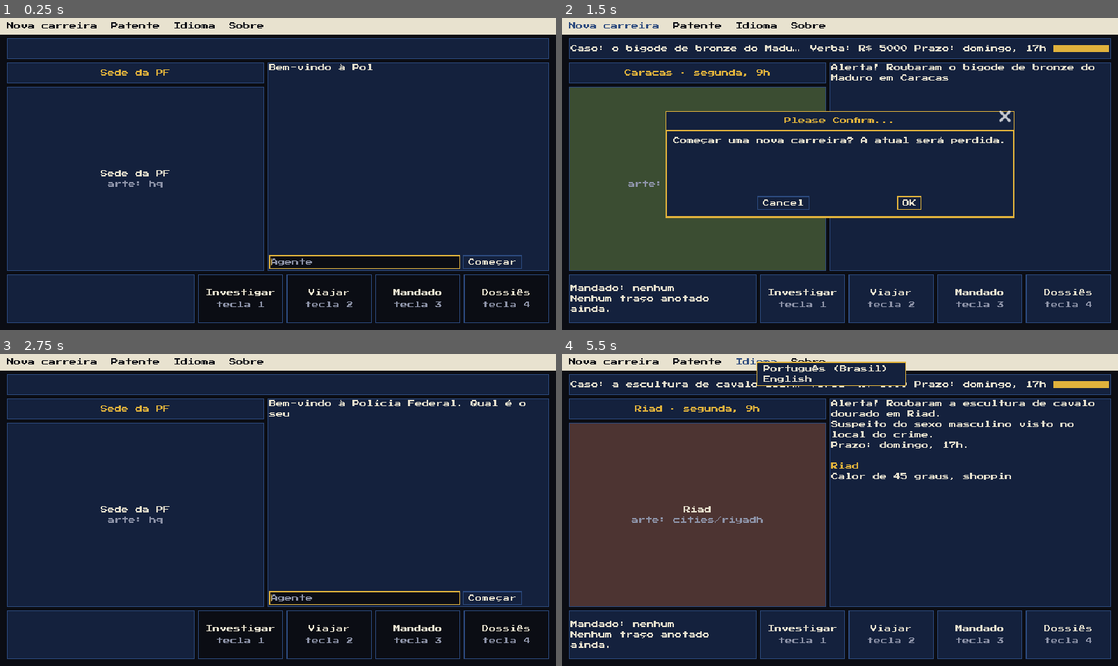
Above: before the commit, frames 1-4 (two rows, left to right).
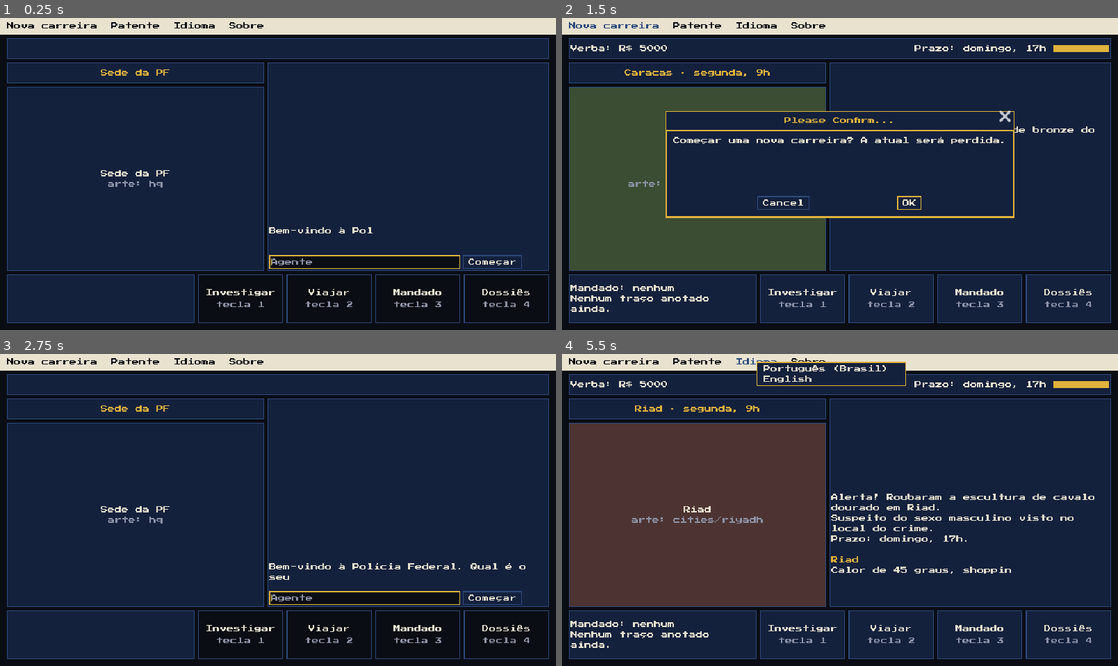
Above: after the commit, the same moments.

Repository: diegommelo/carmen
Game: Godot game, scene res://ui/main.tscn
Same seed, same stepped clock (60 frames per second), same inputs: the game is played once before the commit and once after it.
Inputs:
- Up to frame 1 (0.25 s): no input
- Up to frame 2 (1.5 s): click "Começar" at 0.5 s; click "Nova carreira" at 1.25 s
- Up to frame 3 (2.75 s): click "OK" at 2 s
- Up to frame 4 (5.5 s): click "Começar" at 2.75 s; click "Patente" at 3.5 s; click "OK" at 4.25 s; click "Idioma" at 5 s

The runs differ from the first frame. In frame 1, 0.3% of the frame differs, in the area x 48-67%, y 14-70%; in frame 2, 1.0%; in frame 3, 0.6%; in frame 4, 2.7%, in the area x 1-96%, y 8-71%.

Commit message:
Rework case bar, text alignment and button spacing
- The case bar drops the case name: budget on the left, deadline on the right.
- Text sits at the bottom of the panel, next to the choices.
- Back buttons sit on the right, away from the other actions.
- Notes list only the marked trait values, in up to four lines.

Co-Authored-By: Claude Opus 5.5 <noreply@anthropic.com>

Diff:
--- a/game/i18n/ui.csv
+++ b/game/i18n/ui.csv
@@ -62,7 +62,6 @@
 RANK_NO_CAREER,No career yet.,Nenhuma carreira ainda.
 HQ_TITLE,Federal Police HQ,Sede da PF
 SCENE_ART,art: %s,arte: %s
-CASE_BAR,Case: %s,Caso: %s
 DEADLINE_SHORT,Deadline: %s,Prazo: %s
 NOTES_WARRANT,Warrant: %s,Mandado: %s
 NOTES_TRAITS,Traits: %s,Traços: %s
--- a/game/ui/game_frame.gd
+++ b/game/ui/game_frame.gd
@@ -24,7 +24,6 @@
 const OVERLAY := Rect2i(8, 52, 624, 240)
 
 var _menu: Dictionary = {}
-var _case_label: Label
 var _budget_label: Label
 var _deadline_label: Label
 var _deadline_bar: ProgressBar
@@ -83,11 +82,8 @@
 	var row := HBoxContainer.new()
 	row.add_theme_constant_override("separation", 8)
 	_place(_panel(row), CASE_BAR)
-	_case_label = _label()
-	_case_label.size_flags_horizontal = Control.SIZE_EXPAND_FILL
-	_case_label.text_overrun_behavior = TextServer.OVERRUN_TRIM_ELLIPSIS
-	row.add_child(_case_label)
 	_budget_label = _label()
+	_budget_label.size_flags_horizontal = Control.SIZE_EXPAND_FILL
 	row.add_child(_budget_label)
 	_deadline_label = _label()
 	row.add_child(_deadline_label)
@@ -136,6 +132,7 @@
 	_text = RichTextLabel.new()
 	_text.bbcode_enabled = true
 	_text.scroll_active = false
+	_text.vertical_alignment = VERTICAL_ALIGNMENT_BOTTOM
 	_text.size_flags_vertical = Control.SIZE_EXPAND_FILL
 	_text.gui_input.connect(_on_text_input)
 	box.add_child(_text)
@@ -151,7 +148,7 @@
 	_notes = _label()
 	_notes.autowrap_mode = TextServer.AUTOWRAP_WORD_SMART
 	_notes.vertical_alignment = VERTICAL_ALIGNMENT_CENTER
-	_notes.max_lines_visible = 3
+	_notes.max_lines_visible = 4
 	_place(_panel(_notes), NOTES)
 
 
@@ -220,8 +217,7 @@
 
 ## O nome do caso é o que encurta quando falta espaço. `remaining` vai de 1 (prazo
 ## inteiro) a 0 (prazo esgotado); sem prazo, a barra some.
-func set_case(case_text: String, budget_text: String, deadline_text: String, remaining: float) -> void:
-	_case_label.text = case_text
+func set_case(budget_text: String, deadline_text: String, remaining: float) -> void:
 	_budget_label.text = budget_text
 	_deadline_label.text = deadline_text
 	_deadline_bar.visible = deadline_text != ""
@@ -416,6 +412,21 @@
 	return b
 
 
+## Linha de botões que não quebra; com add_spacer, separa ações de lados opostos.
+func add_choice_bar() -> HBoxContainer:
+	var bar := HBoxContainer.new()
+	bar.add_theme_constant_override("separation", 3)
+	_choices.add_child(bar)
+	return bar
+
+
+## Espaço flexível: o que vier depois dele na linha fica encostado à direita.
+static func add_spacer(row: Container) -> void:
+	var gap := Control.new()
+	gap.size_flags_horizontal = Control.SIZE_EXPAND_FILL
+	row.add_child(gap)
+
+
 func add_choice_control(control: Control) -> void:
 	_choices.add_child(control)
 
--- a/game/ui/main.gd
+++ b/game/ui/main.gd
@@ -124,7 +124,7 @@
 
 func _ask_name() -> void:
 	session = null
-	set_case("", "", "", 1.0)
+	set_case("", "", 1.0)
 	set_header(tr("HQ_TITLE"))
 	show_scene(tr("HQ_TITLE"), tr("SCENE_ART") % "hq", Palette.PANEL)
 	set_notes("")
@@ -210,8 +210,7 @@
 	set_header("%s · %s" % [pack.city(session.current_city).name, _when(c.day, c.hour)])
 	var budget := tr("STATUS_BUDGET") % _money(session.budget) if session.budget >= 0 else ""
 	var deadline: Dictionary = session.difficulty.deadline
-	set_case(tr("CASE_BAR") % session.treasure(), budget,
-		tr("DEADLINE_SHORT") % _when(deadline.day, deadline.hour), _time_left())
+	set_case(budget, tr("DEADLINE_SHORT") % _when(deadline.day, deadline.hour), _time_left())
 	var warrant := tr("WARRANT_NONE")
 	if session.warrant_id != "":
 		warrant = pack.suspect(session.warrant_id).name
@@ -219,8 +218,8 @@
 	var marked := []
 	for t in pack.warrant_traits():
 		if _marks.has(t.id):
-			marked.append("%s: %s" % [t.name, t.values[_marks[t.id]]])
-	notes += "\n" + (tr("NOTES_TRAITS") % ", ".join(marked) if not marked.is_empty() else tr("NOTES_NONE"))
+			marked.append(t.values[_marks[t.id]])
+	notes += "\n" + (tr("NOTES_TRAITS") % " · ".join(marked) if not marked.is_empty() else tr("NOTES_NONE"))
 	set_notes(notes)
 
 
@@ -254,7 +253,9 @@
 	var column := add_choice_column()
 	for i in session.places.size():
 		add_choice(column, pack.location_type(session.places[i].type).name, _on_investigate.bind(i))
-	add_choice(column, tr("BTN_BACK"), _show_city)
+	var bar := add_choice_bar()
+	add_spacer(bar)
+	add_choice(bar, tr("BTN_BACK"), _show_city)
 
 
 ## A testemunha aparece na cena e a fala dela ocupa o painel de texto.
@@ -309,7 +310,10 @@
 		var b := add_choice(row, label, _fly.bind(map, row, id), session.can_afford(id))
 		b.mouse_entered.connect(map.highlight.bind(id))
 		b.focus_entered.connect(map.highlight.bind(id))
-	add_choice(row, tr("BTN_BACK"), hide_overlay)
+	var bar := HBoxContainer.new()
+	box.add_child(bar)
+	add_spacer(bar)
+	add_choice(bar, tr("BTN_BACK"), hide_overlay)
 	show_overlay(box)
 
 
@@ -404,10 +408,11 @@
 	if not d.notes.is_empty():
 		say("%s: %s" % [tr("DOSSIER_NOTES"), " ".join(d.notes)])
 	clear_choices()
-	var row := add_choice_row()
-	add_choice(row, "<", _show_dossier.bind(_dossier_index - 1))
-	add_choice(row, ">", _show_dossier.bind(_dossier_index + 1))
-	add_choice(row, tr("BTN_BACK"), _show_city)
+	var bar := add_choice_bar()
+	add_choice(bar, "<", _show_dossier.bind(_dossier_index - 1))
+	add_choice(bar, ">", _show_dossier.bind(_dossier_index + 1))
+	add_spacer(bar)
+	add_choice(bar, tr("BTN_BACK"), _show_city)
 
 
 ## Desfecho: a cena mostra a prisão ou a fuga e o texto conta o resultado.
--- a/game/ui/screens/warrant_screen.gd
+++ b/game/ui/screens/warrant_screen.gd
@@ -46,11 +46,16 @@
 	var row := HBoxContainer.new()
 	row.add_theme_constant_override("separation", 4)
 	add_child(row)
-	for pair in [[issue_text, issue_pressed], [back_text, back_pressed]]:
-		var b := Button.new()
-		b.text = pair[0]
-		b.pressed.connect(pair[1].emit)
-		row.add_child(b)
+	row.add_child(_button(issue_text, issue_pressed))
+	GameFrame.add_spacer(row)
+	row.add_child(_button(back_text, back_pressed))
+
+
+func _button(text: String, pressed: Signal) -> Button:
+	var b := Button.new()
+	b.text = text
+	b.pressed.connect(pressed.emit)
+	return b
 
 
 func set_count_text(text: String) -> void:
